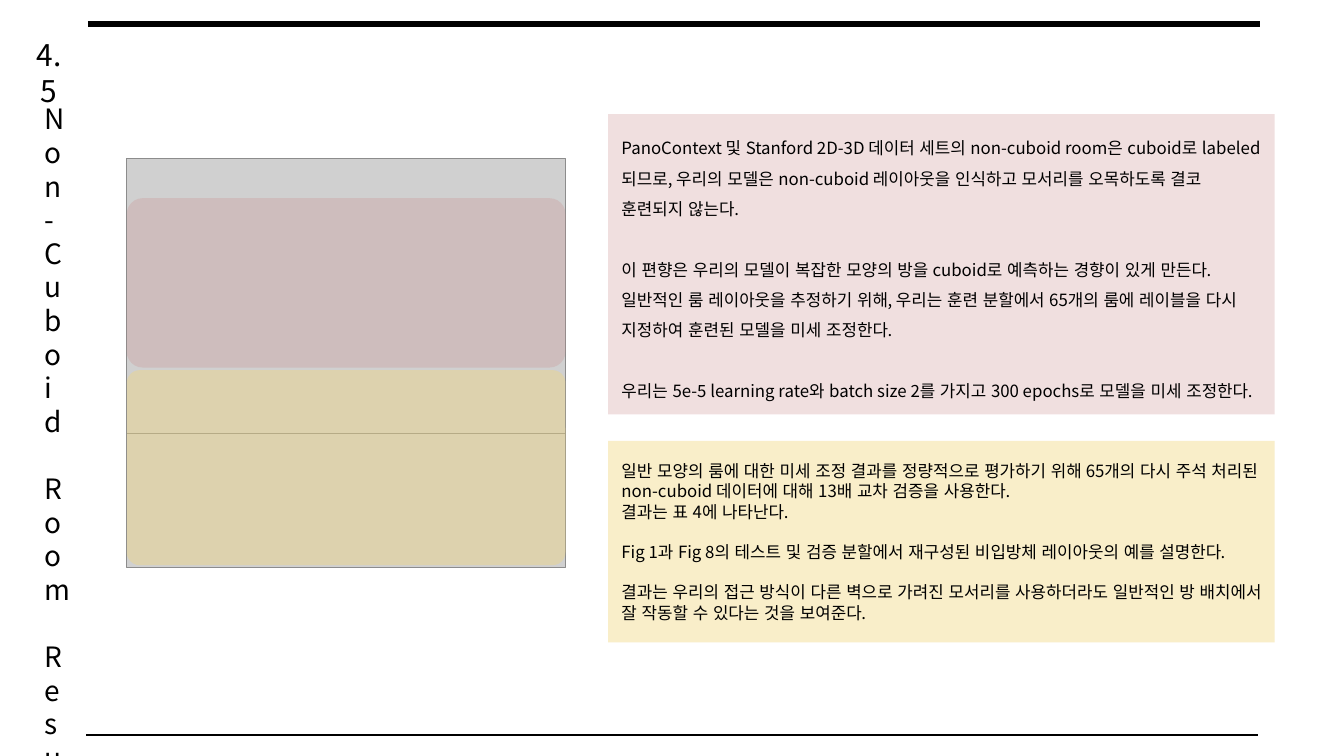
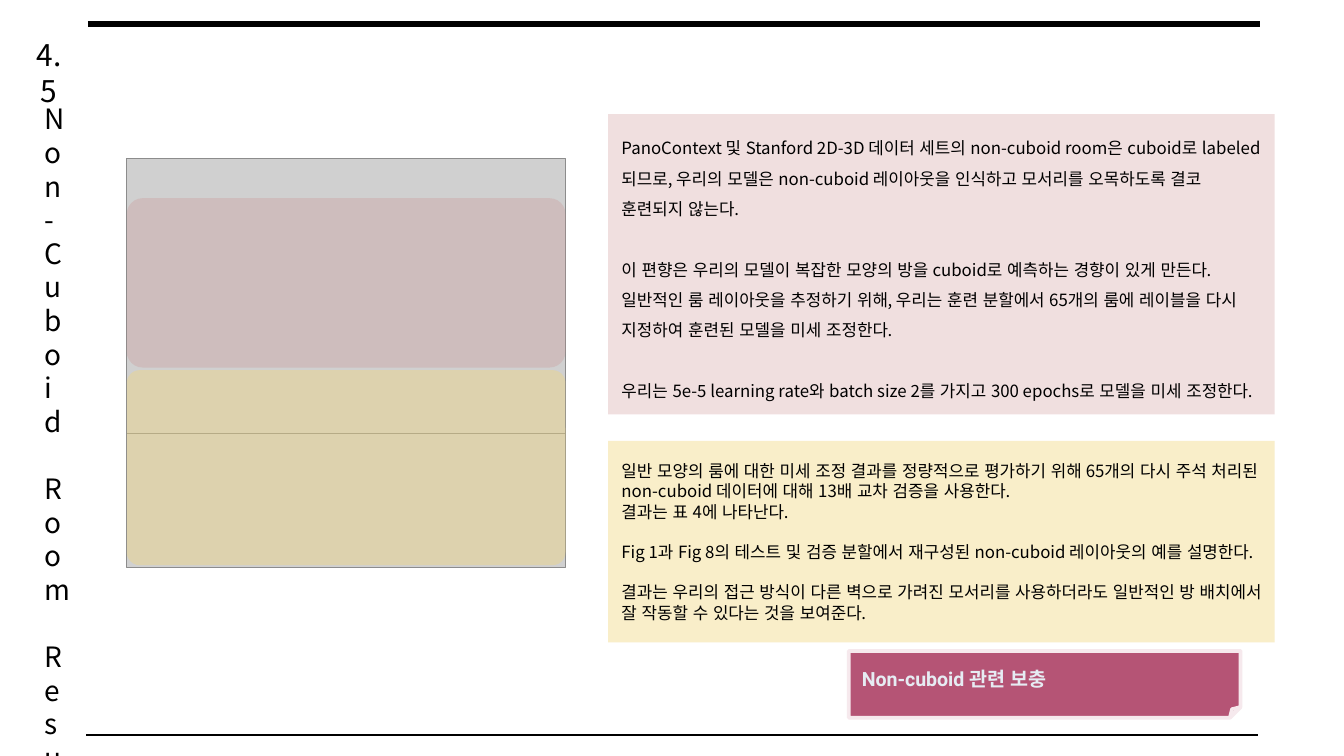
Before and after one commit to arittung/3D_Room_Layout_estimation, a slide deck: slide 13 of 관련 자료/HorizonNet 논문 해석.pptx. Drawn at 1344x756 pixels with LibreOffice and Linux fonts; fonts in the diff are those of the drawing; grey boxes stand for pictures. Boxes give left, top, right and bottom in pixels: in the first picture for what was removed or moved away, otherwise in the second. Text is boxed around its words. In the diff, an @@ line names an element or a change of style, - is before the commit and + after.

```diff
--- a/관련 자료/HorizonNet 논문 해석.pptx
+++ b/관련 자료/HorizonNet 논문 해석.pptx
@@ text in rectangle at [621,544,1253,563]: text changed @@
-Fig 1과 Fig 8의 테스트 및 검증 분할에서 재구성된 비입방체 레이아웃의 예를 설명한다.
+Fig 1과 Fig 8의 테스트 및 검증 분할에서 재구성된 non-cuboid 레이아웃의 예를 설명한다.
@@ folded corner added at [849,650,1242,718], fill #B55475, outline #F6E9ED 2 pt, 10.5 pt, text #E6ECF3, bold @@
+Non-cuboid 관련 보충
```
Also in this commit, not shown: 3 other files.
